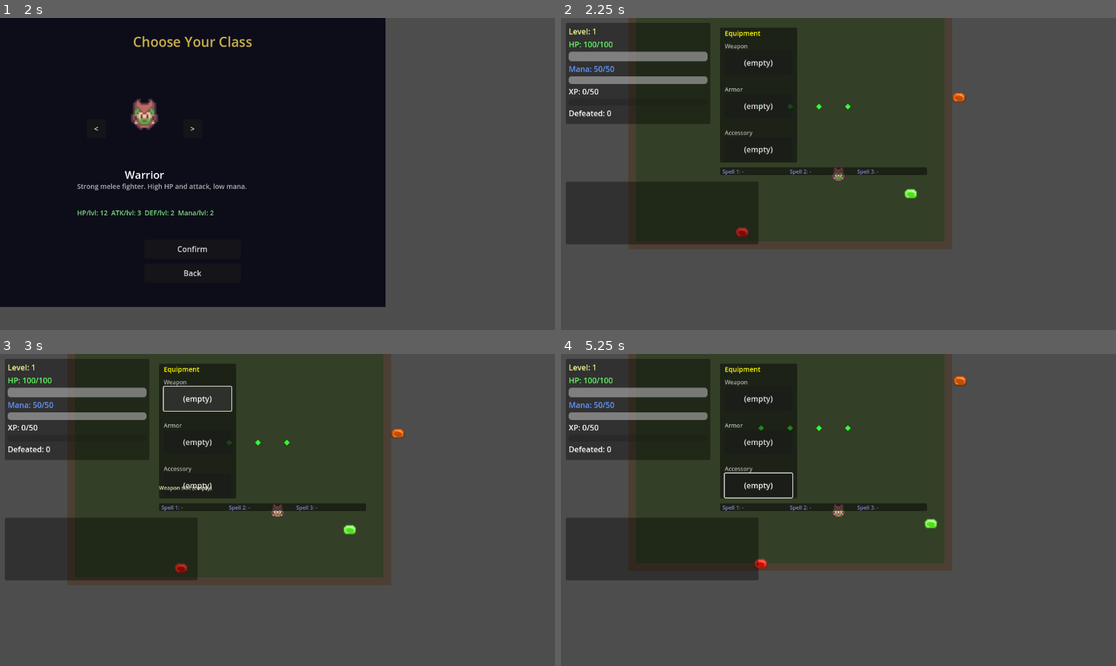
Above: before the commit, frames 1-4 (two rows, left to right).
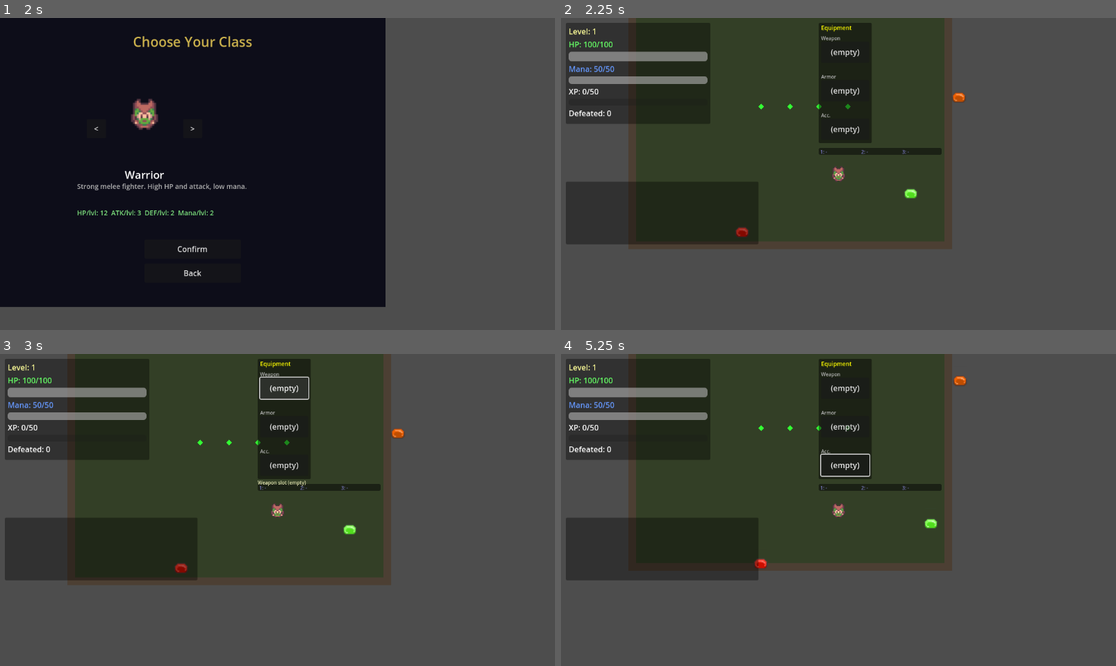
Above: after the commit, the same moments.

Repository: SFMiner/DeepGame_MVP
Game: Godot game, scene res://scenes/splash_screen.tscn
Same seed, same stepped clock (60 frames per second), same inputs: the game is played once before the commit and once after it.
Inputs (mouse positions are in pixels of both pictures, inside the frame that each line leads up to):
- Up to frame 1 (2 s): tap Enter at 0.5 s; move the mouse to (399, 158) at 0.52 s; hold D (move_right) 0.53-1.25 s; tap Space (attack_melee) at 0.6 s; click (399, 158) at 0.67 s; click "New Game" at 1.25 s
- Up to frame 2 (2.25 s): click "Confirm" at 2 s
- Up to frame 3 (3 s): click "(empty)" at 2.75 s
- Up to frame 4 (5.25 s): click "(empty)" at 3.5 s; click "(empty)" at 4.25 s; move the mouse to (727, 525) at 5.02 s; hold S (move_down) from 5.03 s (still down); tap X (attack_ranged) at 5.1 s

Frame 1 is identical in both runs. In frame 2, 11% of the frame differs, in the area x 28-69%, y 1-51%; in frame 3, 9.4%; in frame 4, 11%.

Commit message:
Fix: move inventory/equipment UI to right edge of screen (compact side panel)
- Shift inventory panel from center (320) to right edge (530) — out of combat area

- Narrow equip panel: 160→110px, equipment buttons 140→100px

- Inventory grid: 4-col→2-col, buttons 62→68x50 for tighter fit

- Spell bar and tooltip repositioned to match new layout

Diff:
--- a/scripts/HUD.gd
+++ b/scripts/HUD.gd
@@ -169,8 +169,8 @@
 	_victory_panel.add_child(_victory_restart_button)
 
 	_inventory_panel = Panel.new()
-	_inventory_panel.position = Vector2(320, 10)
-	_inventory_panel.size = Vector2(450, 320)
+	_inventory_panel.position = Vector2(530, 4)
+	_inventory_panel.size = Vector2(266, 280)
 	_inventory_panel.modulate = Color(0, 0, 0, 0.7)
 	_inventory_panel.visible = false
 	add_child(_inventory_panel)
@@ -182,35 +182,35 @@
 
 func _create_equip_panel() -> void:
 	_equip_panel = Panel.new()
-	_equip_panel.position = Vector2(330, 20)
-	_equip_panel.size = Vector2(160, 280)
+	_equip_panel.position = Vector2(535, 10)
+	_equip_panel.size = Vector2(110, 250)
 	_equip_panel.modulate = Color(0.1, 0.1, 0.1, 0.8)
 	add_child(_equip_panel)
 
 	var title: Label = Label.new()
 	title.text = "Equipment"
-	title.position = Vector2(340, 22)
+	title.position = Vector2(540, 12)
 	title.add_theme_color_override("font_color", Color.YELLOW)
-	title.add_theme_font_size_override("font_size", 14)
+	title.add_theme_font_size_override("font_size", 12)
 	add_child(title)
 
 	var slots: Array[Dictionary] = [
-		{"slot": "weapon", "label": "Weapon", "y": 50, "types": "WEAPON/BOW/STAFF"},
-		{"slot": "armor", "label": "Armor", "y": 140, "types": "ARMOR/SHIELD"},
-		{"slot": "accessory", "label": "Accessory", "y": 230, "types": "ACCESSORY"},
+		{"slot": "weapon", "label": "Weapon", "y": 35},
+		{"slot": "armor", "label": "Armor", "y": 115},
+		{"slot": "accessory", "label": "Acc.", "y": 195},
 	]
 	for slot_info: Dictionary in slots:
 		var slot_label: Label = Label.new()
 		slot_label.text = slot_info["label"]
-		slot_label.position = Vector2(340, slot_info["y"])
+		slot_label.position = Vector2(540, slot_info["y"])
 		slot_label.add_theme_color_override("font_color", Color(0.7, 0.7, 0.7, 1.0))
-		slot_label.add_theme_font_size_override("font_size", 12)
+		slot_label.add_theme_font_size_override("font_size", 10)
 		add_child(slot_label)
 
 		var btn: Button = Button.new()
 		btn.text = "(empty)"
-		btn.position = Vector2(340, slot_info["y"] + 18)
-		btn.size = Vector2(140, 50)
+		btn.position = Vector2(540, slot_info["y"] + 14)
+		btn.size = Vector2(100, 44)
 		btn.pressed.connect(_on_equip_slot_clicked.bind(slot_info["slot"]))
 		btn.mouse_entered.connect(_on_equip_slot_hover.bind(slot_info["slot"]))
 		btn.mouse_exited.connect(_on_tooltip_hide)
@@ -219,33 +219,33 @@
 
 func _create_inventory_grid() -> void:
 	_inventory_grid = GridContainer.new()
-	_inventory_grid.position = Vector2(500, 20)
-	_inventory_grid.size = Vector2(260, 260)
-	_inventory_grid.columns = 4
+	_inventory_grid.position = Vector2(650, 10)
+	_inventory_grid.size = Vector2(140, 250)
+	_inventory_grid.columns = 2
 	add_child(_inventory_grid)
 
 func _create_spell_bar() -> void:
 	_spell_bar_panel = Panel.new()
-	_spell_bar_panel.position = Vector2(330, 310)
-	_spell_bar_panel.size = Vector2(430, 16)
+	_spell_bar_panel.position = Vector2(535, 270)
+	_spell_bar_panel.size = Vector2(255, 14)
 	_spell_bar_panel.modulate = Color(0.05, 0.05, 0.15, 0.8)
 	add_child(_spell_bar_panel)
 
 	for i: int in range(3):
 		var label: Label = Label.new()
-		label.text = "Spell " + str(i + 1) + ": -"
-		label.position = Vector2(335 + i * 140, 311)
+		label.text = str(i + 1) + ": -"
+		label.position = Vector2(538 + i * 85, 271)
 		label.add_theme_color_override("font_color", Color(0.5, 0.5, 0.8, 1.0))
-		label.add_theme_font_size_override("font_size", 11)
+		label.add_theme_font_size_override("font_size", 10)
 		add_child(label)
 		_spell_labels.append(label)
 
 func _create_tooltip() -> void:
 	_tooltip_label = Label.new()
-	_tooltip_label.position = Vector2(330, 270)
-	_tooltip_label.size = Vector2(430, 36)
+	_tooltip_label.position = Vector2(535, 260)
+	_tooltip_label.size = Vector2(255, 14)
 	_tooltip_label.add_theme_color_override("font_color", Color(0.9, 0.9, 0.7, 1.0))
-	_tooltip_label.add_theme_font_size_override("font_size", 11)
+	_tooltip_label.add_theme_font_size_override("font_size", 10)
 	_tooltip_label.visible = false
 	add_child(_tooltip_label)
 	_create_pause_panel()
@@ -463,7 +463,7 @@
 		var item: ItemData = items[i]
 		var btn: Button = Button.new()
 		btn.text = item.item_name
-		btn.size = Vector2(62, 62)
+		btn.size = Vector2(68, 50)
 		btn.mouse_entered.connect(_on_item_hover.bind(item))
 		btn.mouse_exited.connect(_on_tooltip_hide)
 		btn.pressed.connect(_on_item_clicked.bind(i))
